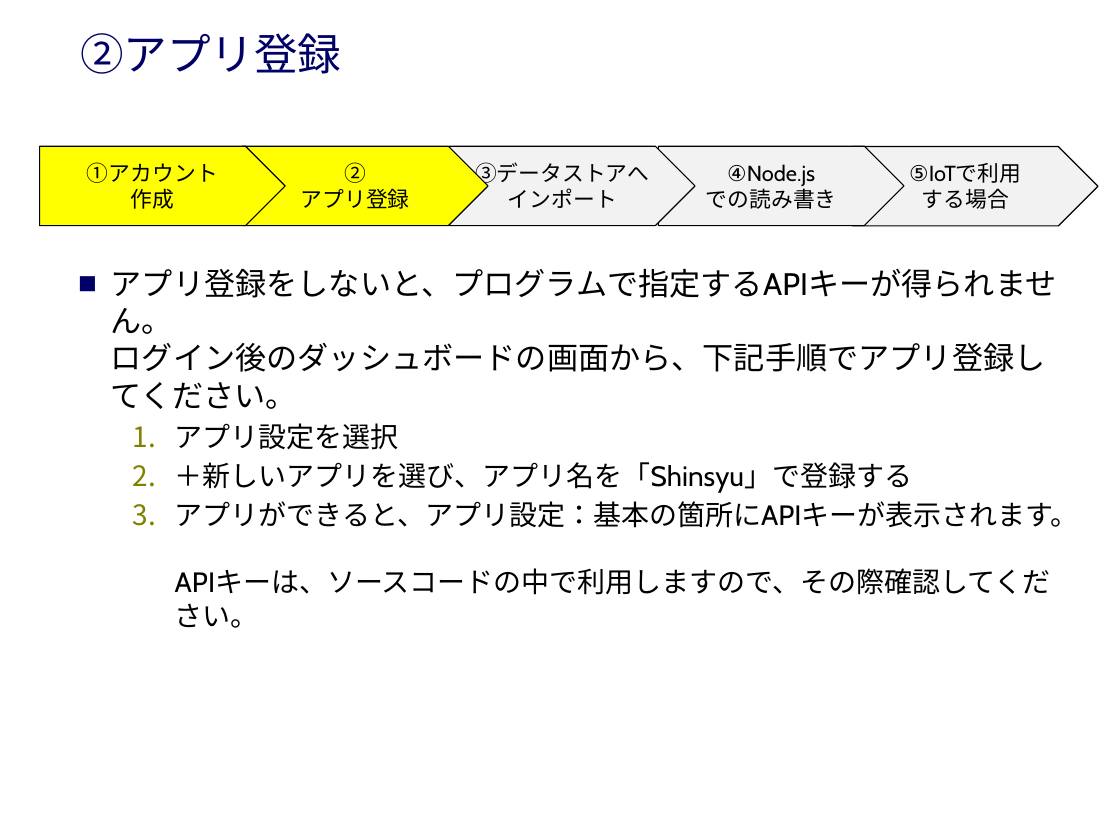
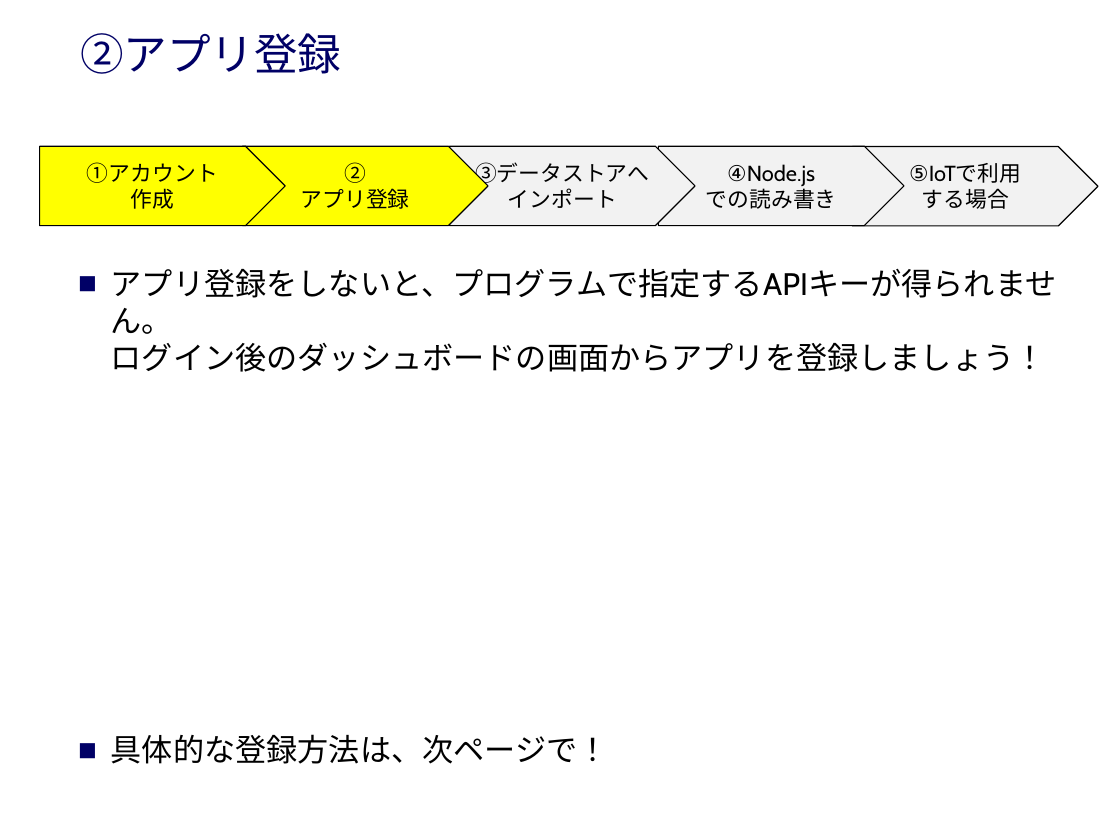
Before and after one commit to hiroyuki-ichikawa/NCMB_shinsyu, a slide deck: slide 8 of NCMB_ハンズオン.pptx (slide 6 before the commit). Drawn at 1120x840 pixels with LibreOffice and Linux fonts; fonts in the diff are those of the drawing; background and template pictures are left out. Boxes give left, top, right and bottom in pixels: in the first picture for what was removed or moved away, otherwise in the second. Text is boxed around its words. In the diff, an @@ line names an element or a change of style, - is before the commit and + after.

Commit message:
グラフィカル対応版

```diff
--- a/NCMB_ハンズオン.pptx
+++ b/NCMB_ハンズオン.pptx
@@ text at bbox=[111, 268, 1057, 764]: text changed; size 18 to 20 pt @@
-■ アプリ登録をしないと、プログラムで指定するAPIキーが得られません。
-  ログイン後のダッシュボードの画面から、下記手順でアプリ登録してください。
-  1. アプリ設定を選択
-  2. ＋新しいアプリを選び、アプリ名を「Shinsyu」で登録する
-  3. アプリができると、アプリ設定：基本の箇所にAPIキーが表示されます。
-     APIキーは、ソースコードの中で利用しますので、その際確認してください。
+■ アプリ登録をしないと、プログラムで指定するAPIキーが得られません。
+  ログイン後のダッシュボードの画面からアプリを登録しましょう！
+■ 具体的な登録方法は、次ページで！
```
Also in this commit, not shown: 6 other slides changed, 5 slides added.
